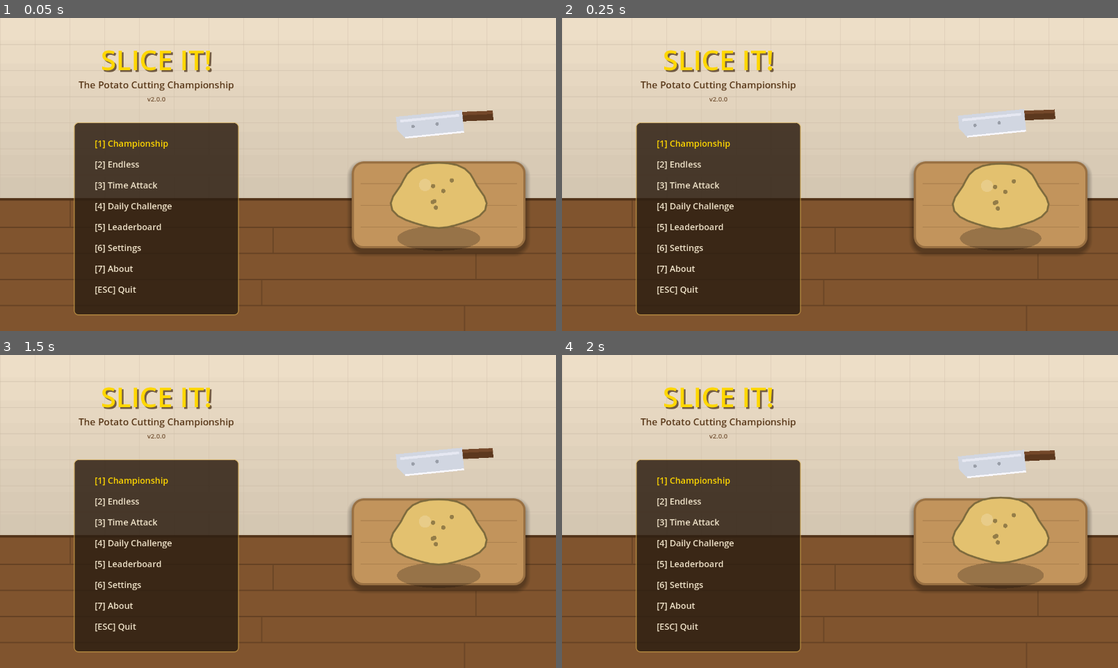
Above: before the commit, frames 1-4 (two rows, left to right).
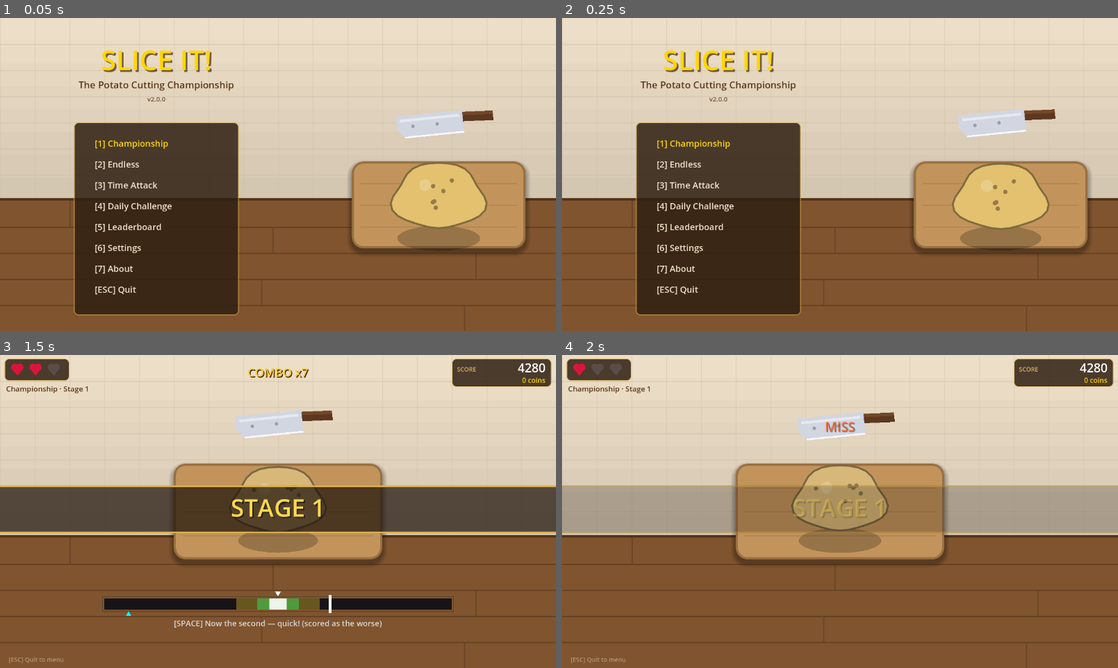
Above: after the commit, the same moments.

Repository: angads22/POTATO
Game: Godot game, scene res://tests/Screenshot.tscn
The game is run twice, just before and just after one commit, with the same random seed, the same clock (stepped at 60 frames per second) and the same inputs. This scene is started directly instead of the project's main scene.
Inputs (mouse positions are in pixels of both pictures, inside the frame that each line leads up to):
- Up to frame 1 (0.05 s): no input
- Up to frame 2 (0.25 s): no input
- Up to frame 3 (1.5 s): tap Enter at 0.5, 1.35 s; move the mouse to (400, 495) at 0.52 s; tap X at 0.6 s; click (400, 495) at 0.67 s; tap Space at 0.77 s; move the mouse to (166, 527) at 1.27 s; hold S from 1.28 s (still down)
- Up to frame 4 (2 s): keep holding S; tap Space at 1.52 s

The runs differ from the first frame. In frame 1, less than 0.1% of the frame differs, in the area x 71-88%, y 29-62%; in frame 2, less than 0.1%; in frame 3, 41%; in frame 4, 43%, in the area x 0-100%, y 1-99%.

Commit message:
Fix stage label contrast; finalize screenshot harness
The mode/stage label was cream-on-cream against the kitchen wall; now dark
brown. Screenshot harness instantiates scenes as children so the capture
node survives the swap (change_scene_to_file was freeing it before the
first snap).

https://claude.ai/code/session_01BDFpqp4tBYBqNkBhqV3Yv8

Diff:
--- a/godot/scripts/ui/GameHUD.gd
+++ b/godot/scripts/ui/GameHUD.gd
@@ -40,8 +40,8 @@
 			Vector2(cx - 13, 31), Vector2(cx + 13, 31), Vector2(cx, 48)
 		]), col)
 
-	# mode · stage, under the hearts
-	draw_string(font, Vector2(14, 84), "%s · Stage %d" % [s.mode.capitalize().replace("_", " "), s.stage], HORIZONTAL_ALIGNMENT_LEFT, -1, 17, Color(0.95, 0.9, 0.8))
+	# mode · stage, under the hearts (dark so it reads on the cream wall)
+	draw_string(font, Vector2(14, 84), "%s · Stage %d" % [s.mode.capitalize().replace("_", " "), s.stage], HORIZONTAL_ALIGNMENT_LEFT, -1, 17, Color(0.35, 0.22, 0.1))
 
 	# ── score panel, top right ──
 	panel_style().draw(get_canvas_item(), Rect2(1040, 8, 230, 66))
--- a/godot/tests/Screenshot.gd
+++ b/godot/tests/Screenshot.gd
@@ -1,27 +1,32 @@
 extends Node
 
-# Captures screenshots of the menu and mid-gameplay for visual review.
+# Captures /tmp/shot_menu.png and /tmp/shot_gameplay.png for visual review.
+# Scenes are instantiated as children so this node survives the swap.
+# Run under a virtual display:
+#   xvfb-run godot --rendering-driver opengl3 --path . res://tests/Screenshot.tscn
 
 var frames := 0
 var phase := "menu"
-var gameplay
+var current
 
 func _ready():
-	get_tree().change_scene_to_file("res://scenes/MainMenu.tscn")
+	current = load("res://scenes/MainMenu.tscn").instantiate()
+	add_child(current)
 
 func _process(_delta):
 	frames += 1
 	if phase == "menu" and frames == 40:
 		_snap("/tmp/shot_menu.png")
-		phase = "to_game"
+		phase = "game"
+		current.queue_free()
 		GameManager.start_game("championship")
 		GameManager.current_state.lives = 2
+		GameManager.current_state.score = 4280
 		GameManager.current_state.combo = 7
-		GameManager.current_state.score = 4280
-		get_tree().change_scene_to_file("res://scenes/Gameplay/GameplayScene.tscn")
-	elif phase == "to_game" and frames == 90:
+		current = load("res://scenes/Gameplay/GameplayScene.tscn").instantiate()
+		add_child.call_deferred(current)
+	elif phase == "game" and frames == 130:
 		_snap("/tmp/shot_gameplay.png")
-		phase = "done"
 		get_tree().quit(0)
 
 func _snap(path: String):
